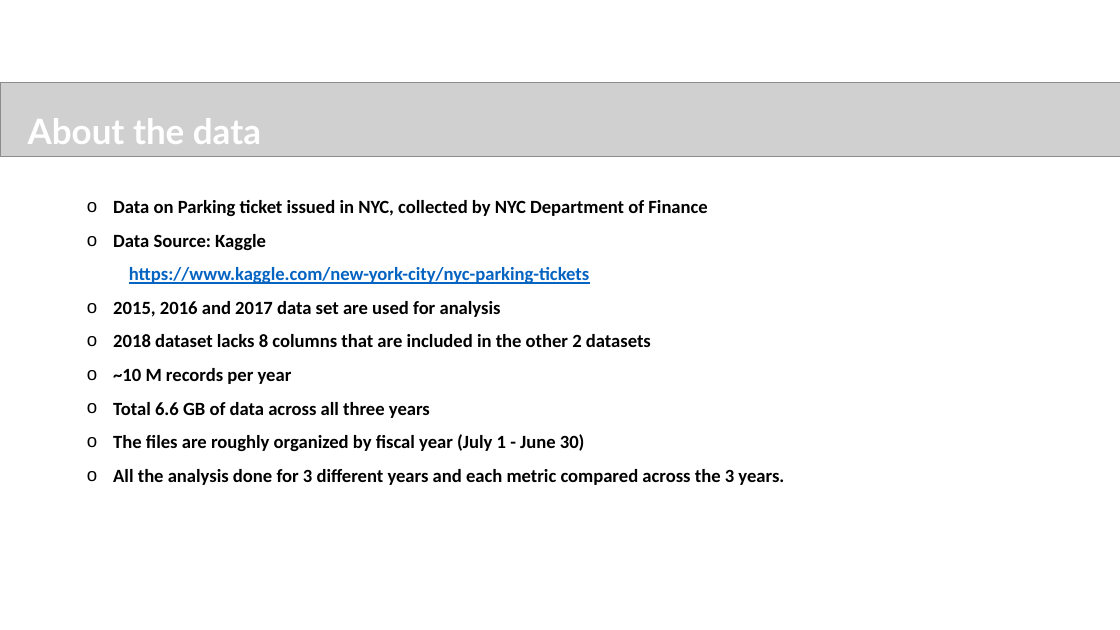
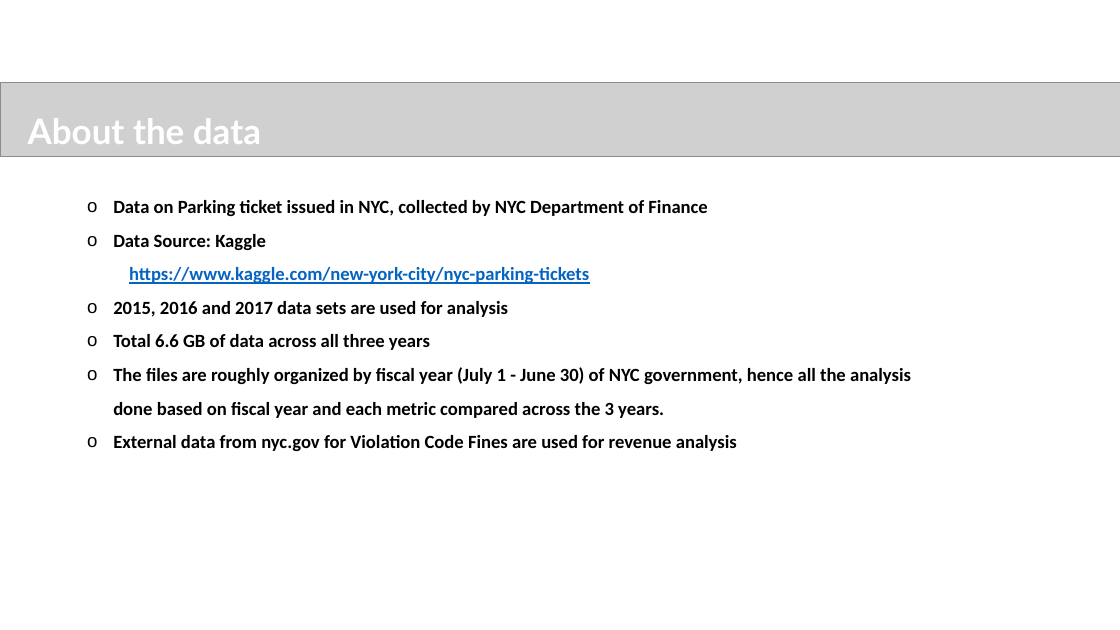
Before and after one commit to sureshballa/data-science-projects, a slide deck: slide 3 of NYC Parking Tickets EDA/FayizMayamVeettil_DDA1730041_main.pptx. Drawn at 1120x630 pixels with LibreOffice and Linux fonts; fonts in the diff are those of the drawing; grey boxes stand for pictures; background and template pictures are left out. Boxes give left, top, right and bottom in pixels: in the first picture for what was removed or moved away, otherwise in the second. Text is boxed around its words. In the diff, an @@ line names an element or a change of style, - is before the commit and + after.

```diff
--- a/NYC Parking Tickets EDA/FayizMayamVeettil_DDA1730041_main.pptx
+++ b/NYC Parking Tickets EDA/FayizMayamVeettil_DDA1730041_main.pptx
@@ text at [113,301,508,317]: text changed @@
-  o 2015, 2016 and 2017 data set are used for analysis
-  o 2018 dataset lacks 8 columns that are included in the other 2 datasets
-  o ~10 M records per year
+  o 2015, 2016 and 2017 data sets are used for analysis
@@ text at [113,367,911,451]: text changed @@
-  o The files are roughly organized by fiscal year (July 1 - June 30)
-  o All the analysis done for 3 different years and each metric compared across the 3 years.
+  o The files are roughly organized by fiscal year (July 1 - June 30) of NYC government, hence all the analysis done based on fiscal year and each metric compared across the 3 years.
+  o External data from nyc.gov for Violation Code Fines are used for revenue analysis
```
Also in this commit, not shown: 6 other slides changed, 2 slides added, 2 other files.
